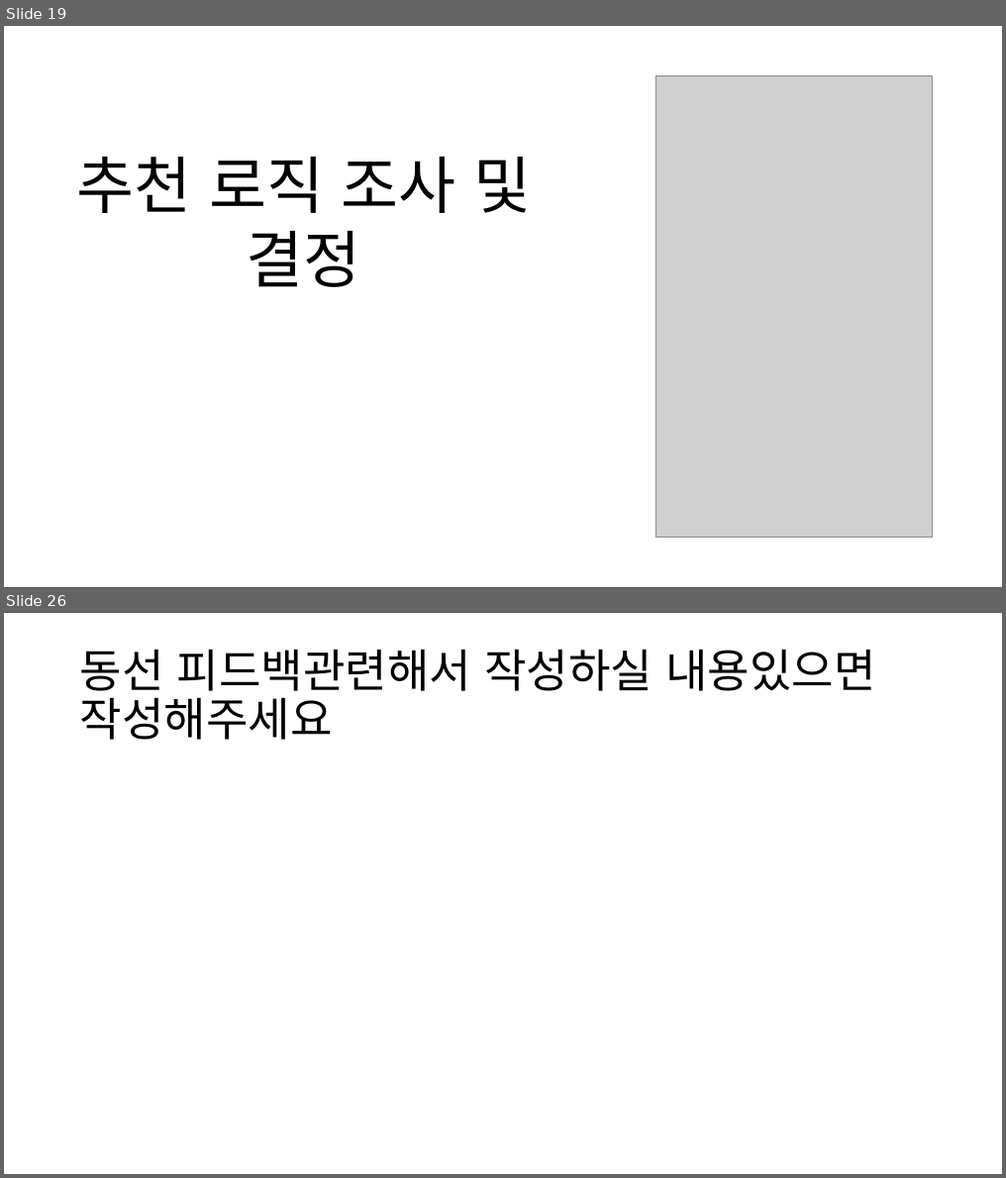
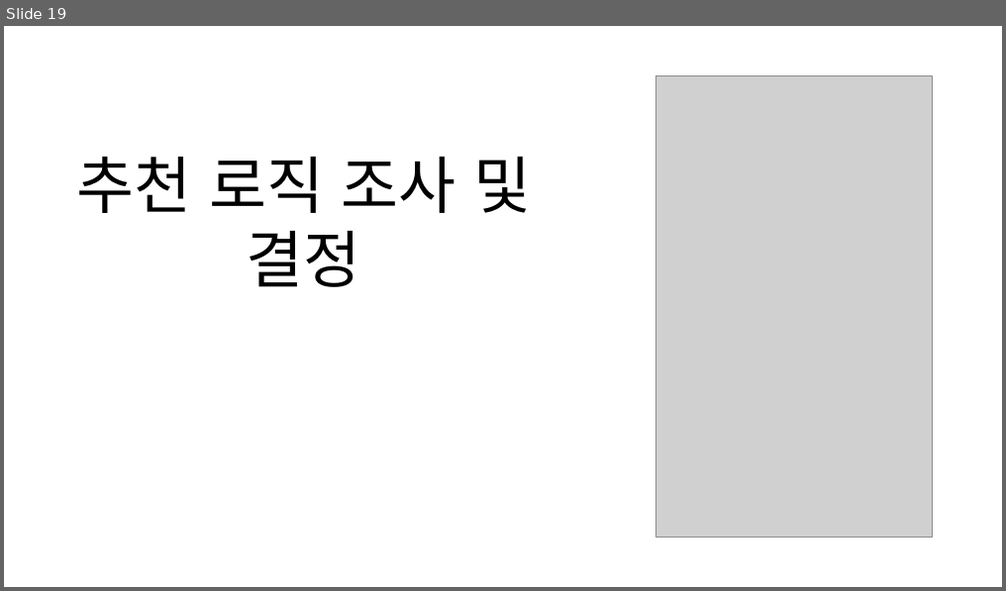
Before and after one commit to majung2/pumasi, a slide deck: 5조_SAD1.0.pptx. Shown one above the other, each under a label of ours: slides 19 and 26 before the commit, slide 19 after it; the slides between them are not shown. The pictures are 1006x1178 and 1006x591 pixels, drawn with LibreOffice and Linux fonts; fonts in the diff are those of the drawing; grey boxes stand for pictures. Boxes give left, top, right and bottom in pixels: in the first picture for what was removed or moved away, otherwise in the second. Text is boxed around its words. In the diff, an @@ line names an element or a change of style, - is before the commit and + after.

```diff
--- a/5조_SAD1.0.pptx
+++ b/5조_SAD1.0.pptx
@@ slide 26 removed at [4, 613, 1002, 1174], background #FFFFFF @@
@@ title removed at [80, 649, 875, 740] @@
-동선 피드백관련해서 작성하실 내용있으면 작성해주세요
```
Also in this commit, not shown: 10 slides changed, 5 slides added, 2 other slides removed.
